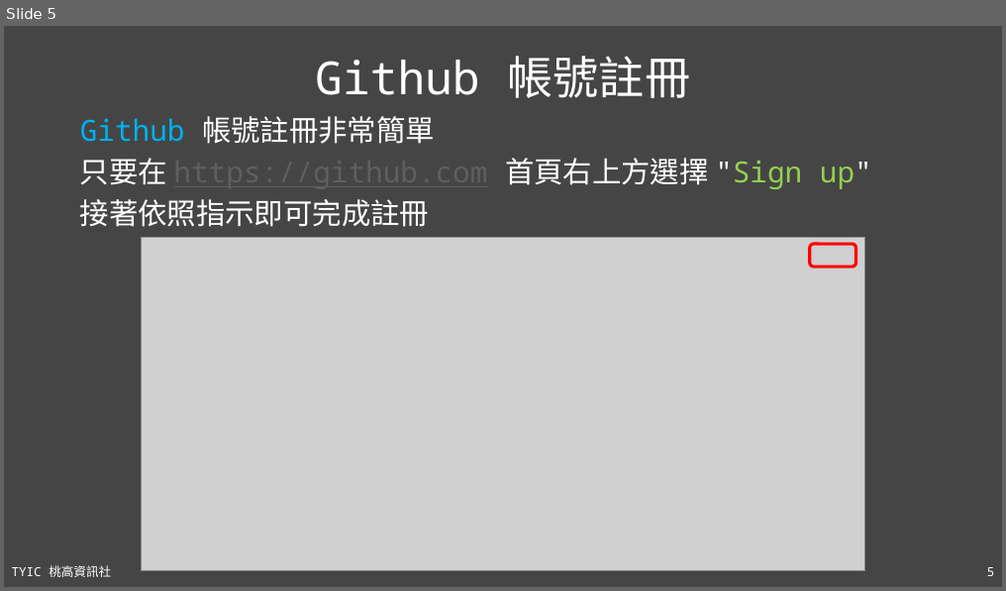
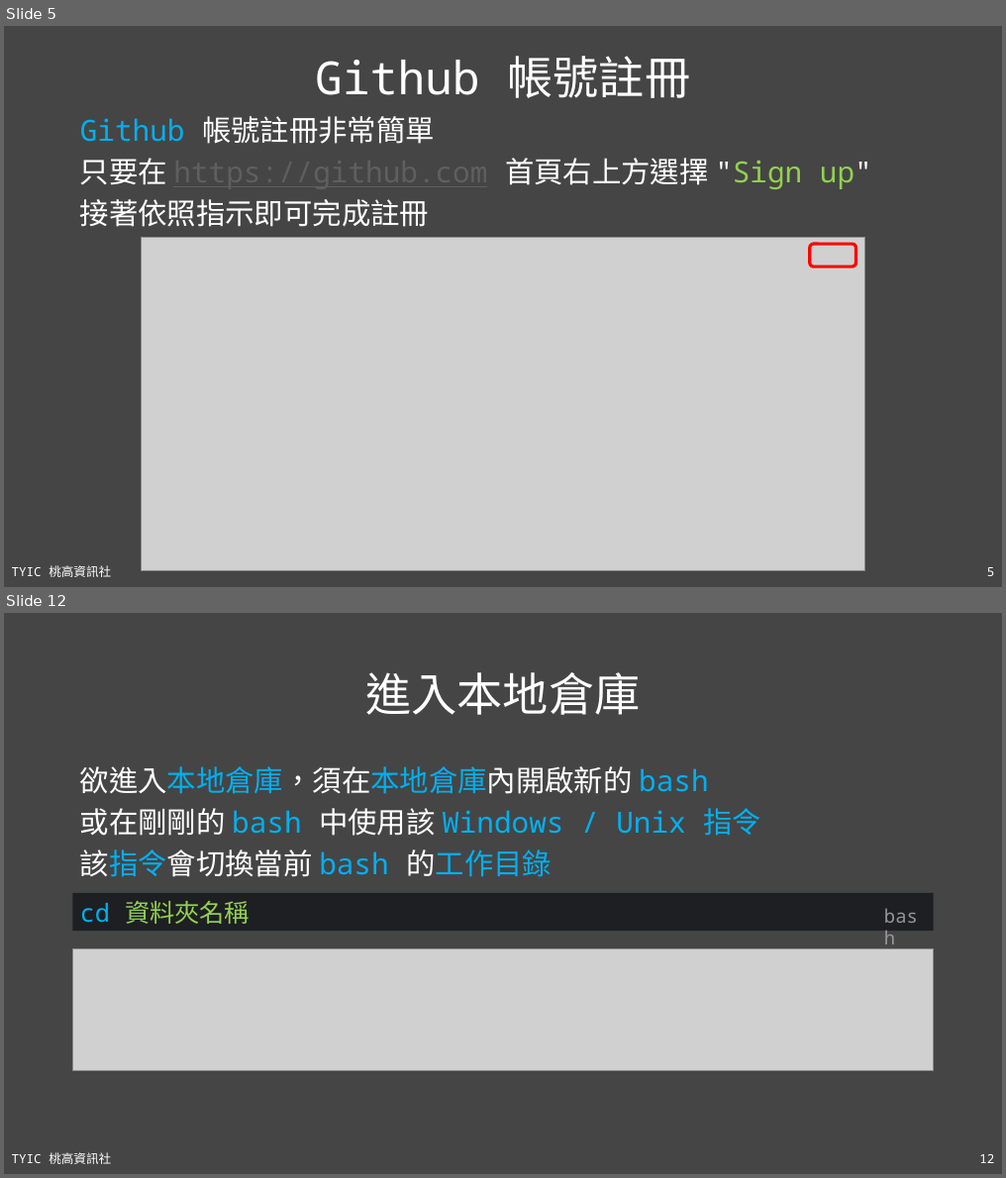
Before and after one commit to TYSHIC/slides, a slide deck: ppt/16_Git 與 Github.pptx. Shown one above the other, each under a label of ours: slide 5 before the commit, slides 5 and 12 after it; the slides between them are not shown. The pictures are 1006x591 and 1006x1178 pixels, drawn with LibreOffice and Linux fonts; fonts in the diff are those of the drawing; grey boxes stand for pictures. Boxes give left, top, right and bottom in pixels: in the first picture for what was removed or moved away, otherwise in the second. Text is boxed around its words. In the diff, an @@ line names an element or a change of style, - is before the commit and + after.

```diff
--- a/ppt/16_Git 與 Github.pptx
+++ b/ppt/16_Git 與 Github.pptx
@@ slide 12 added at <box>4,613,1002,1174</box>, background #454545; not listed: 2 template elements that a slide beside it also shows @@
@@ title added at <box>365,672,640,715</box>, 44 pt, text #FFFFFF @@
+進入本地倉庫
@@ text added at <box>80,766,761,877</box>, 28 pt, text #00B0F0 @@
+欲進入本地倉庫，須在本地倉庫內開啟新的 bash
+或在剛剛的 bash 中使用該 Windows / Unix 指令
+該指令會切換當前 bash 的工作目錄
@@ rectangle added at <box>73,893,934,931</box>, fill #1E1F22, 24 pt, text #92D050 @@
+cd 資料夾名稱
@@ text added at <box>877,900,934,931</box>, 18 pt, text #969696 @@
+bash
@@ picture added at <box>73,950,934,1071</box> @@
```
Also in this commit, not shown: 2 slides changed, 5 other slides added, 19 other files.
